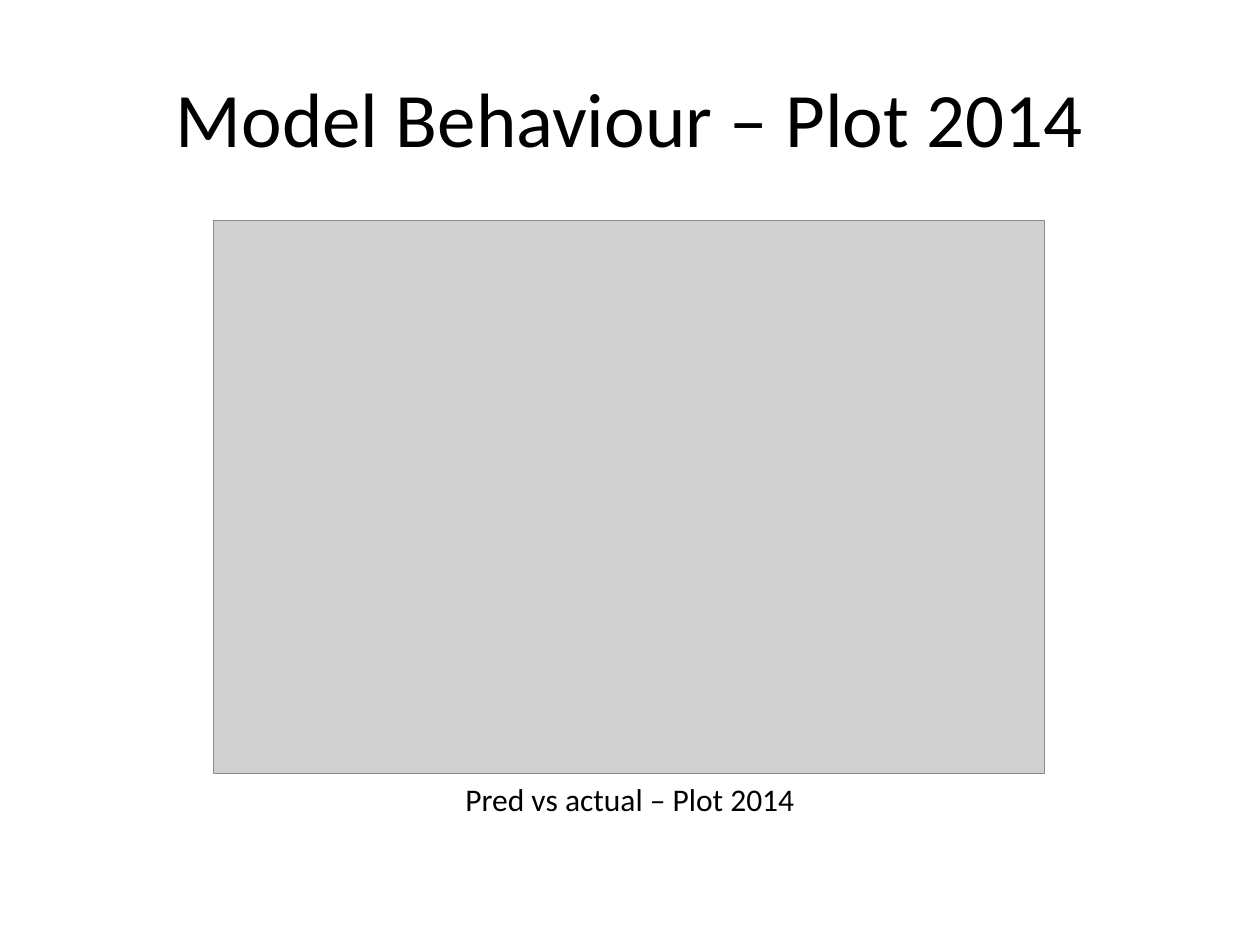
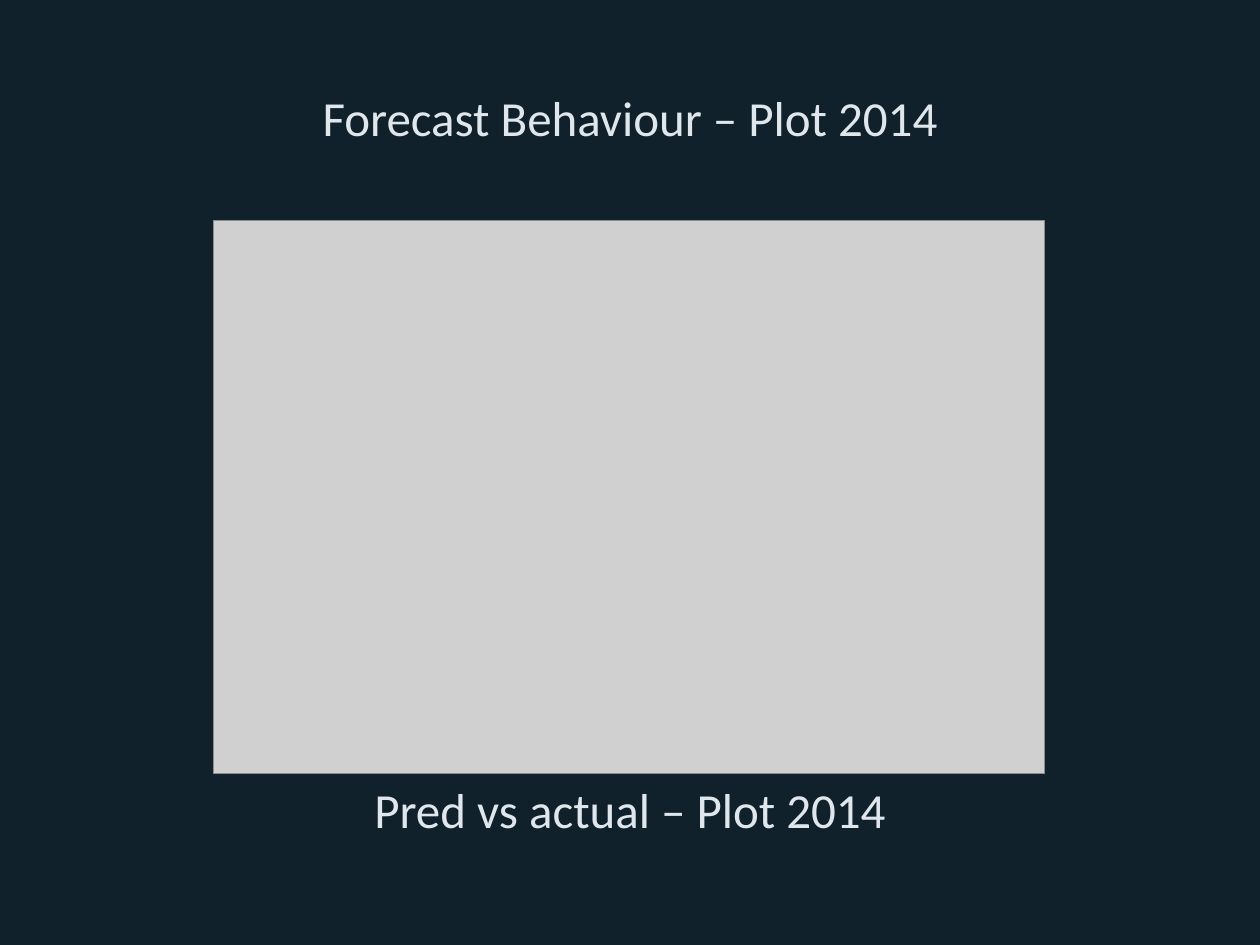
Before and after one commit to Bryan-Nsoh/ML-IOT-IndepStudy, a slide deck: slide 14 of presentation/eda_story/eda_story.pptx (slide 12 before the commit). Drawn at 1260x945 pixels with LibreOffice and Linux fonts; fonts in the diff are those of the drawing; grey boxes stand for pictures. Boxes give left, top, right and bottom in pixels: in the first picture for what was removed or moved away, otherwise in the second. Text is boxed around its words. In the diff, an @@ line names an element or a change of style, - is before the commit and + after.

Commit message:
Refresh EDA deck with visuals and styling

```diff
--- a/presentation/eda_story/eda_story.pptx
+++ b/presentation/eda_story/eda_story.pptx
@@ background #FFFFFF to #10212B @@
@@ title at [323,102,937,137]: text changed; size 44 to 28 pt; text colour #000000 to #E0E7EC @@
-Model Behaviour – Plot 2014
+Forecast Behaviour – Plot 2014
@@ text "Pred vs actual – Plot ..." at [374,794,885,829]: size 18 to 28 pt, text colour #000000 to #E0E7EC @@
```
Also in this commit, not shown: 7 other slides changed, 13 slides added, 12 slides removed, 7 other files.
